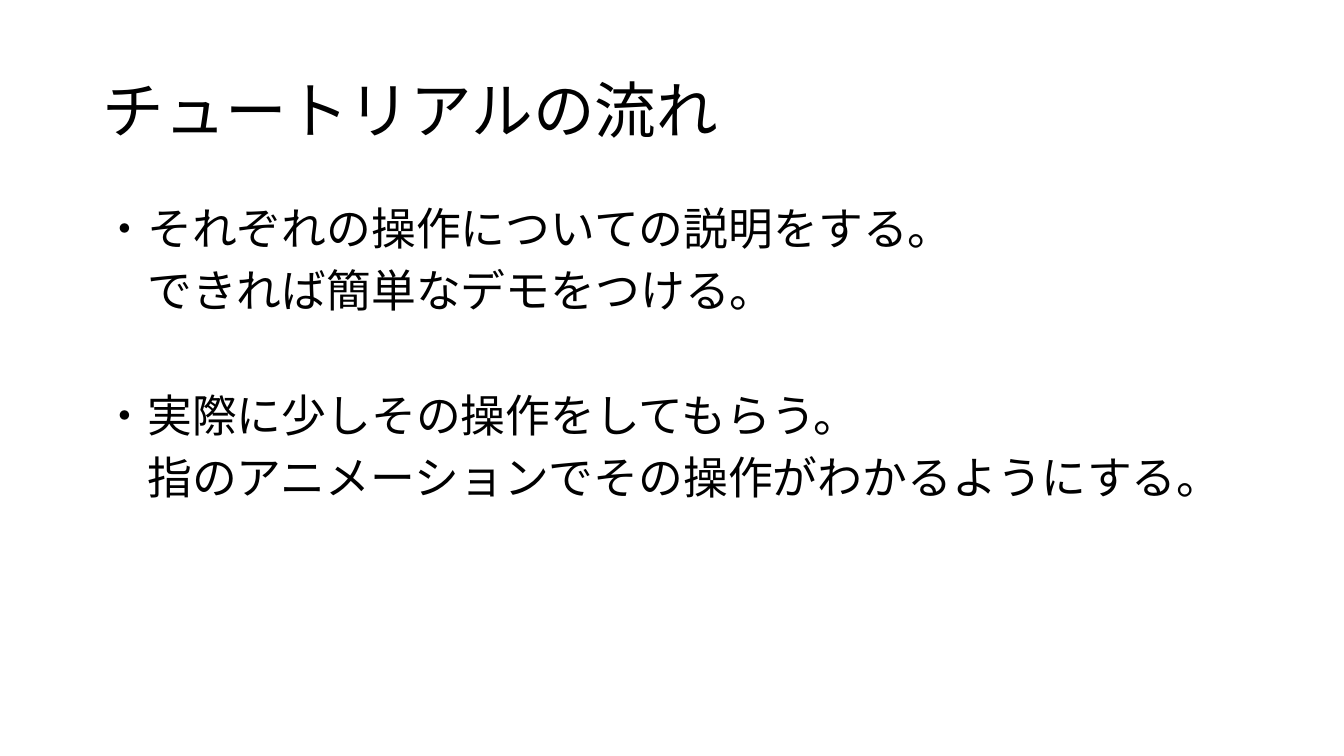
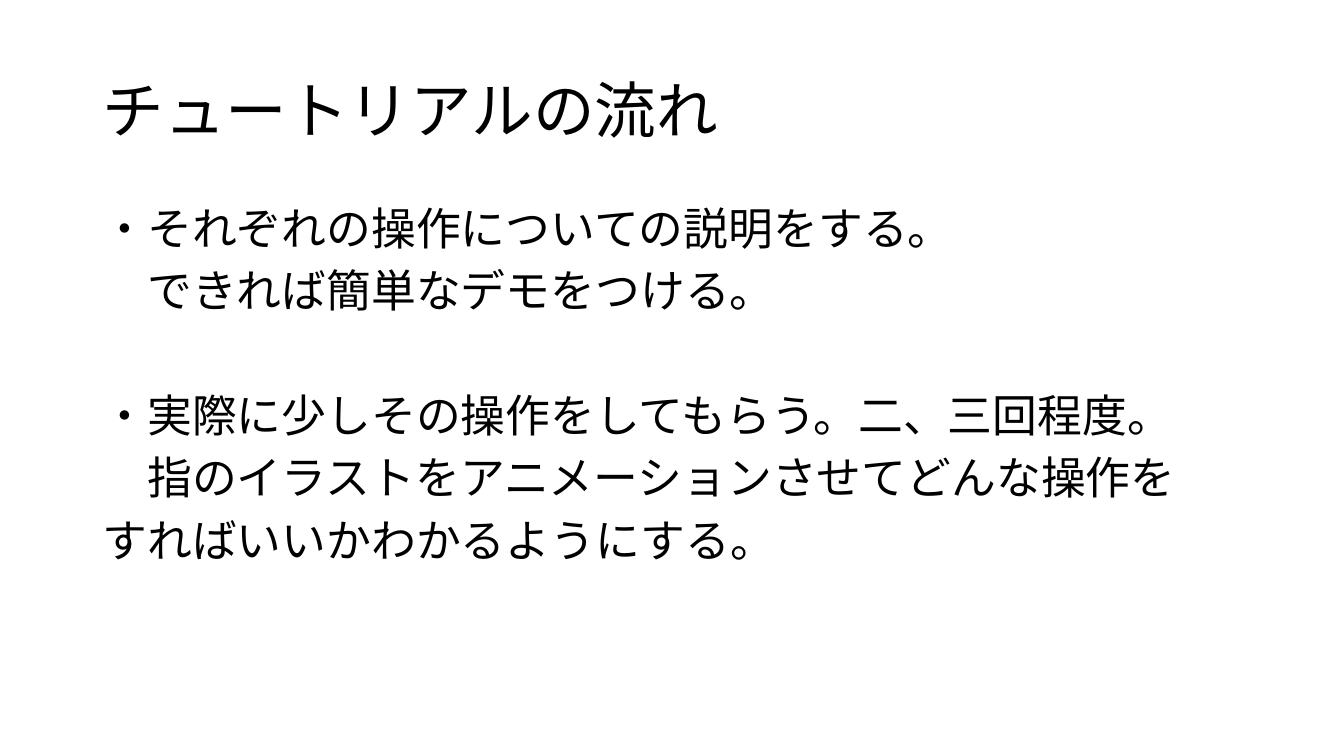
Before and after one commit to JJC-Game/2023_9gatsu_TeamProject03, a slide deck: slide 29 of Etc/企画書/企画書.pptx. Drawn at 1344x756 pixels with LibreOffice and Linux fonts; fonts in the diff are those of the drawing. Boxes give left, top, right and bottom in pixels: in the first picture for what was removed or moved away, otherwise in the second. Text is boxed around its words. In the diff, an @@ line names an element or a change of style, - is before the commit and + after.

```diff
--- a/Etc/企画書/企画書.pptx
+++ b/Etc/企画書/企画書.pptx
@@ text at (102, 394, 1175, 560): text changed @@
-・実際に少しその操作をしてもらう。
-指のアニメーションでその操作がわかるようにする。
+・実際に少しその操作をしてもらう。二、三回程度。
+指のイラストをアニメーションさせてどんな操作を
+すればいいかわかるようにする。
```
Also in this commit, not shown: 5 other slides changed.
